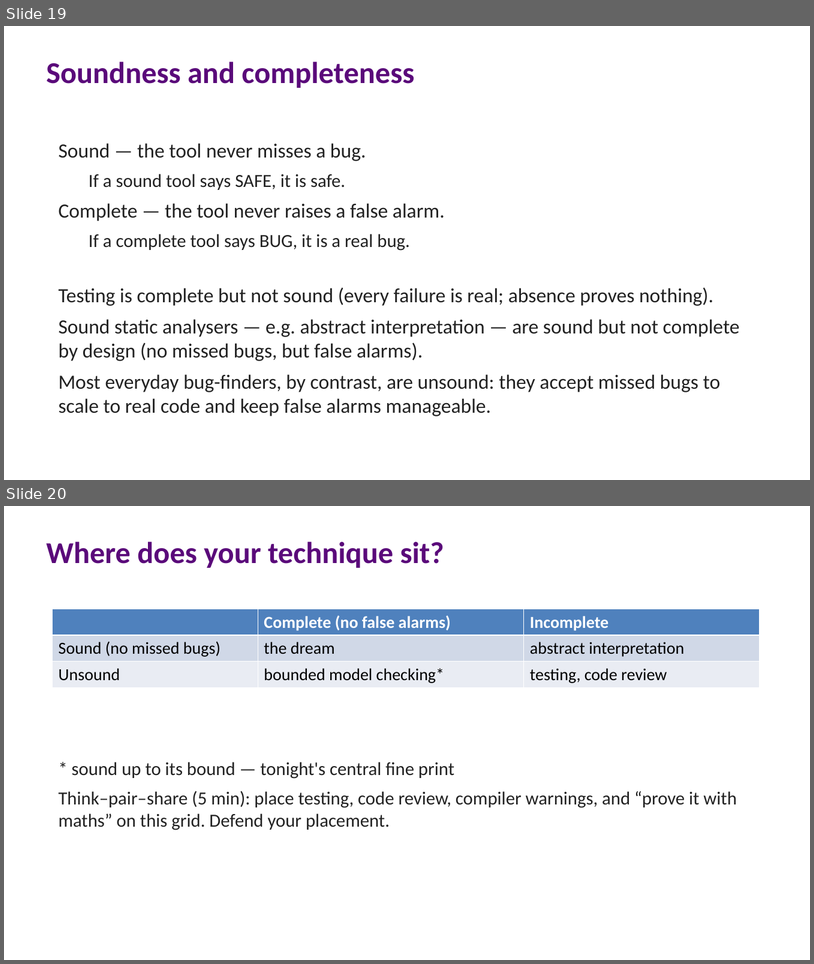
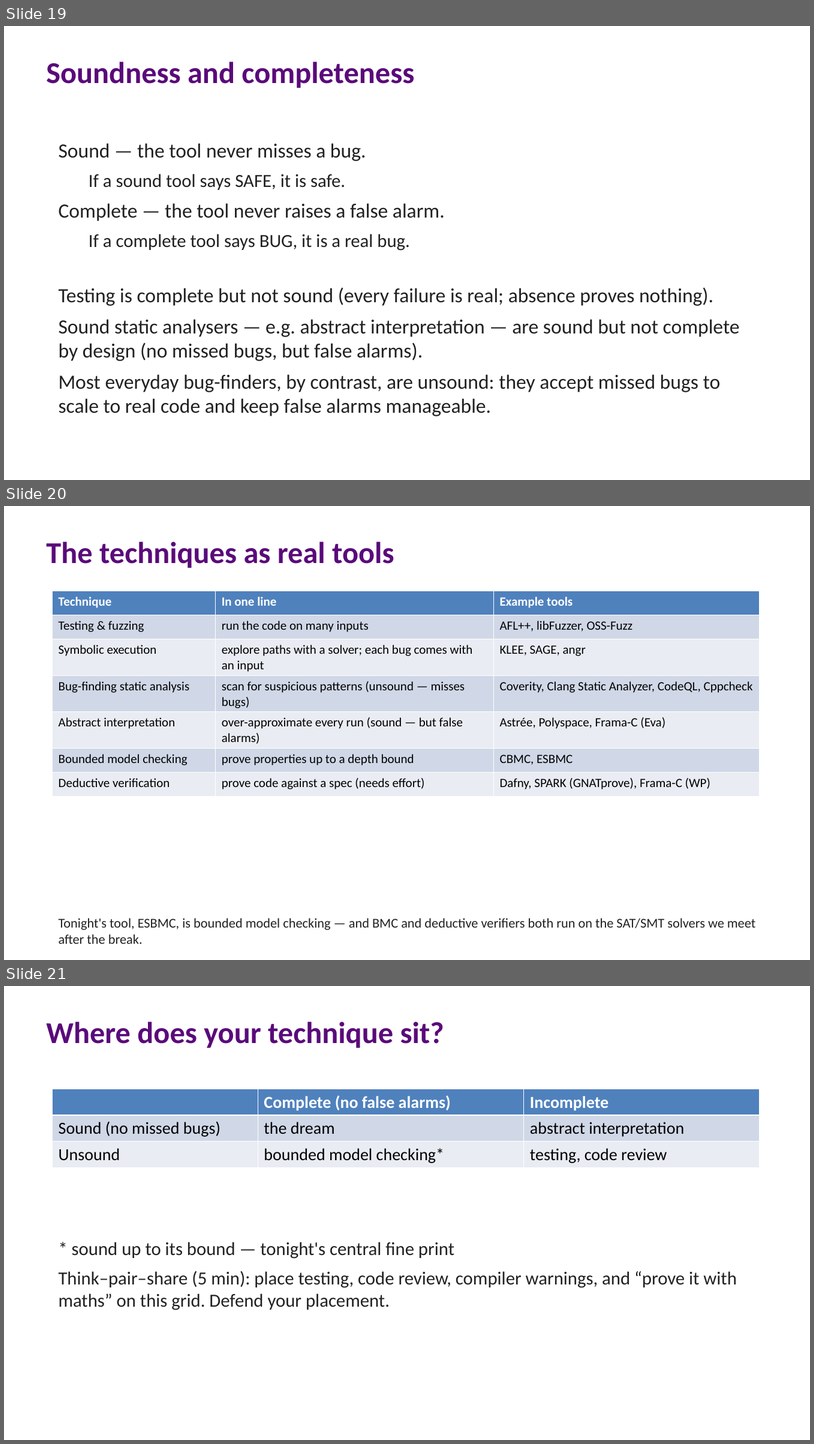
Before and after one commit to lucasccordeiro/unifei, a slide deck: slides/session1/01-session1-fundamentals.pptx. Shown one above the other, each under a label of ours: slides 19 and 20 before the commit, slides 19, 20 and 21 after it. The pictures are 814x964 and 814x1444 pixels, drawn with LibreOffice and Linux fonts; fonts in the diff are those of the drawing. Boxes give left, top, right and bottom in pixels: in the first picture for what was removed or moved away, otherwise in the second. Text is boxed around its words. In the diff, an @@ line names an element or a change of style, - is before the commit and + after.

```diff
--- a/slides/session1/01-session1-fundamentals.pptx
+++ b/slides/session1/01-session1-fundamentals.pptx
@@ slide 20 added at (x1=4, y1=506, x2=810, y2=960), background #FFFFFF @@
@@ text added at (x1=46, y1=541, x2=395, y2=568), 36 pt, text #5A0A7A, bold @@
+The techniques as real tools
@@ table added at (x1=53, y1=591, x2=760, y2=792), 7 rows, 3 columns @@
+Technique | In one line | Example tools
+Testing & fuzzing | run the code on many inputs | AFL++, libFuzzer, OSS-Fuzz
+Symbolic execution | explore paths with a solver; each bug comes with an input | KLEE, SAGE, angr
+Bug-finding static analysis | scan for suspicious patterns (unsound — misses bugs) | Coverity, Clang Static Analyzer, CodeQL, Cppcheck
+Abstract interpretation | over-approximate every run (sound — but false alarms) | Astrée, Polyspace, Frama-C (Eva)
+Bounded model checking | prove properties up to a depth bound | CBMC, ESBMC
+Deductive verification | prove code against a spec (needs effort) | Dafny, SPARK (GNATprove), Frama-C (WP)
@@ text added at (x1=59, y1=918, x2=756, y2=943), 16 pt, text #212121 @@
+Tonight's tool, ESBMC, is bounded model checking — and BMC and deductive verifiers both run on the SAT/SMT solvers we meet after the break.
@@ what was slide 20 is now slide 21 @@
```
Also in this commit, not shown: 3 other files.
